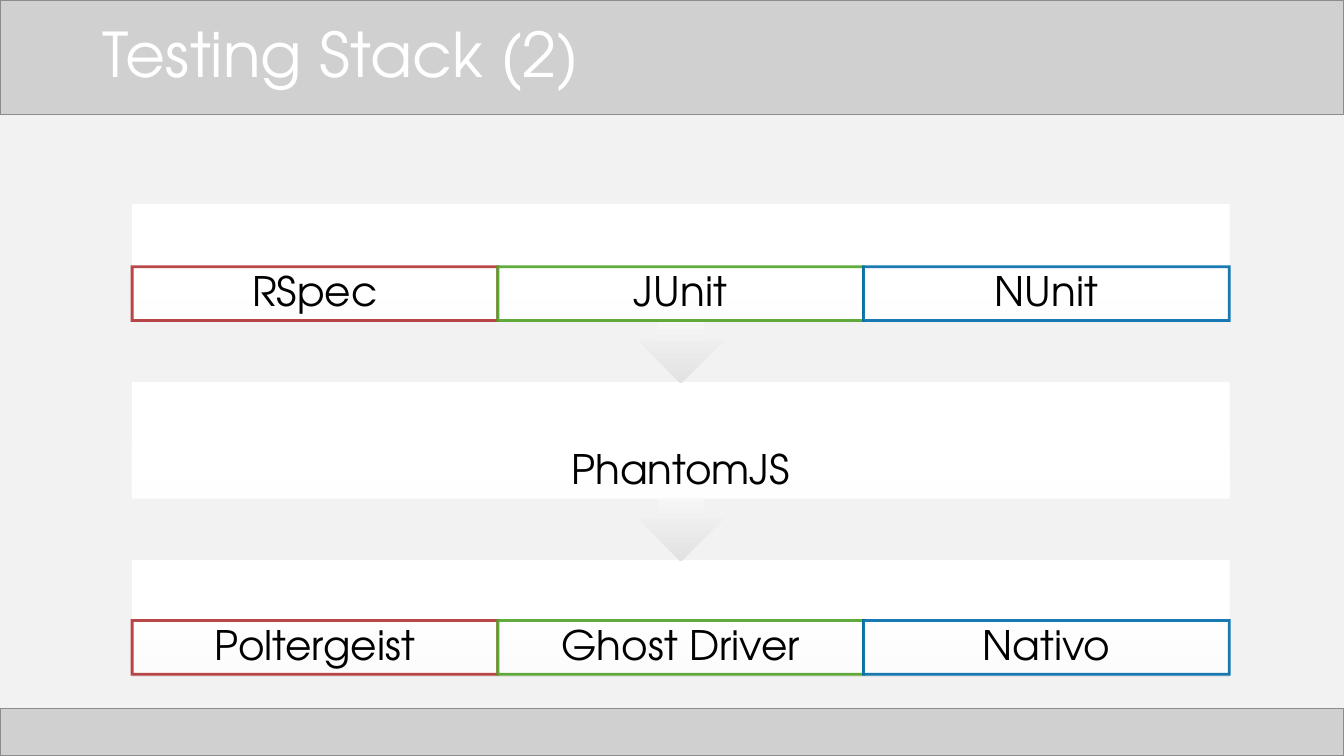
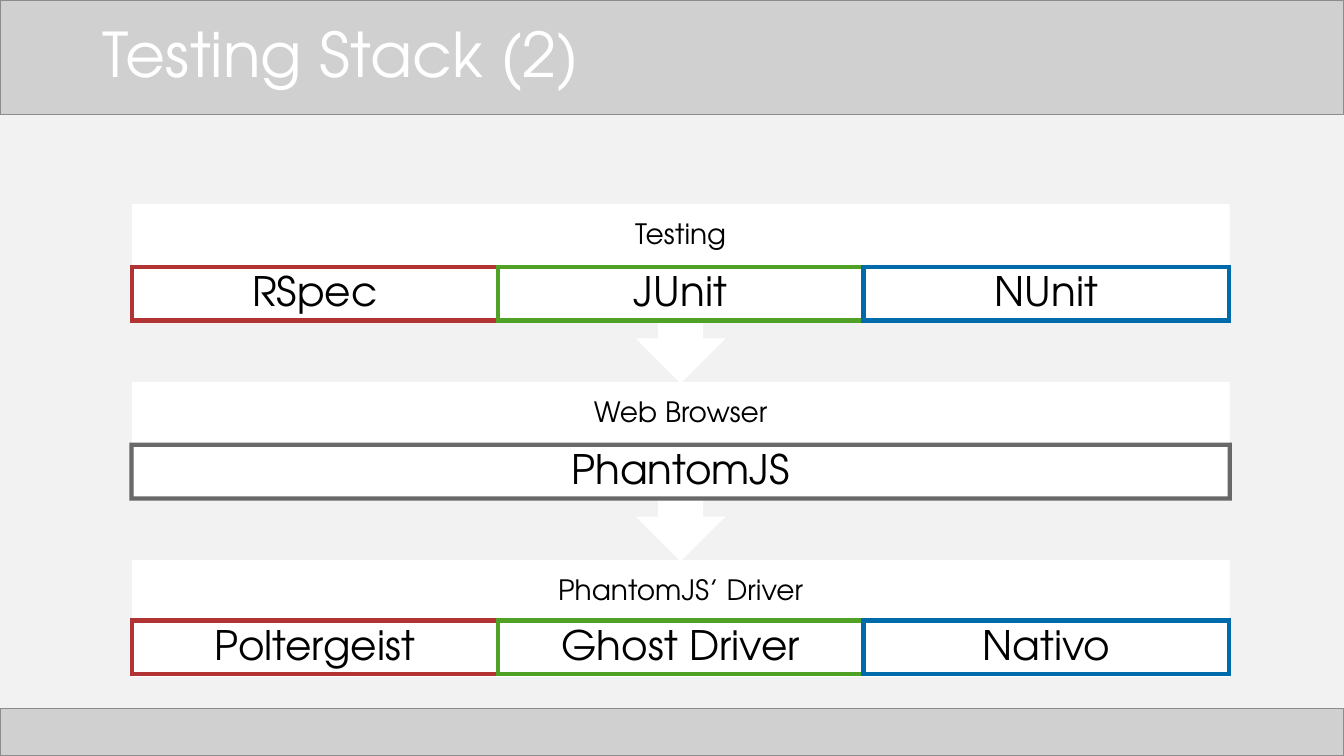
Before and after one commit to TTia/xblog-thesis, a slide deck: slide 13 of Presentazione.pptx. Drawn at 1344x756 pixels with LibreOffice and Linux fonts; fonts in the diff are those of the drawing; grey boxes stand for pictures. Boxes give left, top, right and bottom in pixels: in the first picture for what was removed or moved away, otherwise in the second. Text is boxed around its words. In the diff, an @@ line names an element or a change of style, - is before the commit and + after.

```diff
--- a/Presentazione.pptx
+++ b/Presentazione.pptx
@@ fill gradient #FFFFFF to #E3E3E3 to #FFFFFF in 3 elements at (132,560,1230,677), (132,382,1230,562), (132,204,1230,383) @@
@@ text added at (635,223,726,250), 20 pt, text #000000 @@
+Testing
@@ rectangle at (132,267,498,321): outline #B23333 2 pt to #B23333 3 pt @@
@@ rectangle at (498,267,864,321): outline #4FA226 2 pt to #4FA226 3 pt @@
@@ rectangle at (864,267,1230,321): outline #006BAB 2 pt to #006BAB 3 pt @@
@@ text added at (594,401,767,423), 20 pt, text #000000 @@
+Web Browser
@@ rectangle at (132,445,1230,498): outline none to #595959 3 pt @@
@@ text added at (558,579,803,601), 20 pt, text #000000 @@
+PhantomJS’ Driver
@@ rectangle at (132,621,498,675): outline #B23333 2 pt to #B23333 3 pt @@
@@ rectangle at (498,621,864,675): outline #4FA226 2 pt to #4FA226 3 pt @@
@@ rectangle at (864,621,1230,675): outline #006BAB 2 pt to #006BAB 3 pt @@
```
Also in this commit, not shown: 19 other slides changed, 1 slide added, 1 slide removed, 3 other files.
